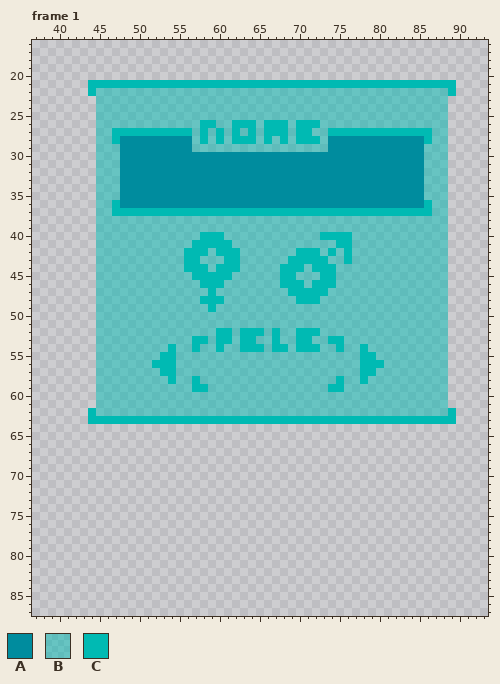
Pixel-art file -- Aseprites/ui.aseprite. The picture above was drawn from the file before the commit.
180x180 pixels, 3 frames. Shown: frame 1: x 37..93, y 16..87. The commit also changed other frames, which this record leaves out.
Visible layers, top first: "Color", "Name", "Genders", "Back".
Palette (. is transparent): A #008c9e  B #00bab37f  C #00bab3
Pixels before, frame 1 (only the part around the change), first column x 37:
17 .........................................................
18 .........................................................
19 .........................................................
20 .........................................................
21 .......CCCCCCCCCCCCCCCCCCCCCCCCCCCCCCCCCCCCCCCCCCCCCC....
22 .......CBBBBBBBBBBBBBBBBBBBBBBBBBBBBBBBBBBBBBBBBBBBBC....
23 ........BBBBBBBBBBBBBBBBBBBBBBBBBBBBBBBBBBBBBBBBBBBB.....
24 ........BBBBBBBBBBBBBBBBBBBBBBBBBBBBBBBBBBBBBBBBBBBB.....
25 ........BBBBBBBBBBBBBBBBBBBBBBBBBBBBBBBBBBBBBBBBBBBB.....
26 ........BBBBBBBBBBBBBCCBBCCCBCCCBCCCBBBBBBBBBBBBBBBB.....
27 ........BBCCCCCCCCCCBCBCBCBCBCCCBCCBBCCCCCCCCCCCCCBB.....
28 ........BBCAAAAAAAAABCBCBCCCBCBCBCCCBAAAAAAAAAAAACBB.....
29 ........BBBAAAAAAAAABBBBBBBBBBBBBBBBBAAAAAAAAAAAABBB.....
30 ........BBBAAAAAAAAAAAAAAAAAAAAAAAAAAAAAAAAAAAAAABBB.....
31 ........BBBAAAAAAAAAAAAAAAAAAAAAAAAAAAAAAAAAAAAAABBB.....
32 ........BBBAAAAAAAAAAAAAAAAAAAAAAAAAAAAAAAAAAAAAABBB.....
33 ........BBBAAAAAAAAAAAAAAAAAAAAAAAAAAAAAAAAAAAAAABBB.....
34 ........BBBAAAAAAAAAAAAAAAAAAAAAAAAAAAAAAAAAAAAAABBB.....
35 ........BBBAAAAAAAAAAAAAAAAAAAAAAAAAAAAAAAAAAAAAABBB.....
36 ........BBCAAAAAAAAAAAAAAAAAAAAAAAAAAAAAAAAAAAAAACBB.....
37 ........BBCCCCCCCCCCCCCCCCCCCCCCCCCCCCCCCCCCCCCCCCBB.....
38 ........BBBBBBBBBBBBBBBBBBBBBBBBBBBBBBBBBBBBBBBBBBBB.....
39 ........BBBBBBBBBBBBBBBBBBBBBBBBBBBBBBBBBBBBBBBBBBBB.....
40 ........BBBBBBBBBBBBBCCCBBBBBBBBBBBBCCCCBBBBBBBBBBBB.....
41 ........BBBBBBBBBBBBCCCCCBBBBBBBBBBBBBCCBBBBBBBBBBBB.....
42 ........BBBBBBBBBBBCCCBCCCBBBBBBBCCCBCBCBBBBBBBBBBBB.....
43 ........BBBBBBBBBBBCCBBBCCBBBBBBCCCCCBBCBBBBBBBBBBBB.....
44 ........BBBBBBBBBBBCCCBCCCBBBBBCCCBCCCBBBBBBBBBBBBBB.....
45 ........BBBBBBBBBBBBCCCCCBBBBBBCCBBBCCBBBBBBBBBBBBBB.....
46 ........BBBBBBBBBBBBBCCCBBBBBBBCCCBCCCBBBBBBBBBBBBBB.....
47 ........BBBBBBBBBBBBBBCBBBBBBBBBCCCCCBBBBBBBBBBBBBBB.....
48 ........BBBBBBBBBBBBBCCCBBBBBBBBBCCCBBBBBBBBBBBBBBBB.....
49 ........BBBBBBBBBBBBBBCBBBBBBBBBBBBBBBBBBBBBBBBBBBBB.....
50 ........BBBBBBBBBBBBBBBBBBBBBBBBBBBBBBBBBBBBBBBBBBBB.....
51 ........BBBBBBBBBBBBBBBBBBBBBBBBBBBBBBBBBBBBBBBBBBBB.....
52 ........BBBBBBBBBBBBBBBCCBCCCBCBBCCCBBBBBBBBBBBBBBBB.....
53 ........BBBBBBBBBBBBCCBCCBCCBBCBBCCBBCCBBBBBBBBBBBBB.....
54 ........BBBBBBBBBCBBCBBCBBCCCBCCBCCCBBCBBCBBBBBBBBBB.....
55 ........BBBBBBBBCCBBBBBBBBBBBBBBBBBBBBBBBCCBBBBBBBBB.....
56 ........BBBBBBBCCCBBBBBBBBBBBBBBBBBBBBBBBCCCBBBBBBBB.....
57 ........BBBBBBBBCCBBBBBBBBBBBBBBBBBBBBBBBCCBBBBBBBBB.....
58 ........BBBBBBBBBCBBCBBBBBBBBBBBBBBBBBCBBCBBBBBBBBBB.....
59 ........BBBBBBBBBBBBCCBBBBBBBBBBBBBBBCCBBBBBBBBBBBBB.....
60 ........BBBBBBBBBBBBBBBBBBBBBBBBBBBBBBBBBBBBBBBBBBBB.....
61 ........BBBBBBBBBBBBBBBBBBBBBBBBBBBBBBBBBBBBBBBBBBBB.....
62 .......CBBBBBBBBBBBBBBBBBBBBBBBBBBBBBBBBBBBBBBBBBBBBC....
63 .......CCCCCCCCCCCCCCCCCCCCCCCCCCCCCCCCCCCCCCCCCCCCCC....
64 .........................................................
65 .........................................................
66 .........................................................
67 .........................................................
68 .........................................................
69 .........................................................
70 .........................................................
71 .........................................................
72 .........................................................
73 .........................................................
74 .........................................................
75 .........................................................
76 .........................................................
77 .........................................................
78 .........................................................
79 .........................................................
80 .........................................................
81 .........................................................
82 .........................................................
83 .........................................................
84 .........................................................
85 .........................................................
86 .........................................................
87 .........................................................
The same view after the edit:
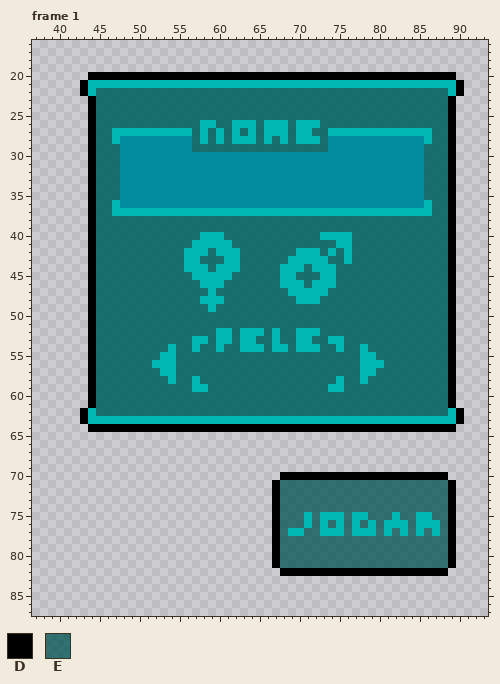
Colours new in this view: D #000000  E #005450c2
Change:
layer "Buttons" added
colour B: #00bab37f -> #00625ee0
Changed rows in their new state; - is a pixel that keeps its letter.
Frame 1, layers "Buttons", "Back":
first column x 43:
20 -DDDDDDDDDDDDDDDDDDDDDDDDDDDDDDDDDDDDDDDDDDDDDD-
21 D----------------------------------------------D
22 D----------------------------------------------D
23 -D--------------------------------------------D-
24 -D--------------------------------------------D-
25 -D--------------------------------------------D-
26 -D--------------------------------------------D-
27 -D--------------------------------------------D-
28 -D--------------------------------------------D-
29 -D--------------------------------------------D-
30 -D--------------------------------------------D-
31 -D--------------------------------------------D-
32 -D--------------------------------------------D-
33 -D--------------------------------------------D-
34 -D--------------------------------------------D-
35 -D--------------------------------------------D-
36 -D--------------------------------------------D-
37 -D--------------------------------------------D-
38 -D--------------------------------------------D-
39 -D--------------------------------------------D-
40 -D--------------------------------------------D-
41 -D--------------------------------------------D-
42 -D--------------------------------------------D-
43 -D--------------------------------------------D-
44 -D--------------------------------------------D-
45 -D--------------------------------------------D-
46 -D--------------------------------------------D-
47 -D--------------------------------------------D-
48 -D--------------------------------------------D-
49 -D--------------------------------------------D-
50 -D--------------------------------------------D-
51 -D--------------------------------------------D-
52 -D--------------------------------------------D-
53 -D--------------------------------------------D-
54 -D--------------------------------------------D-
55 -D--------------------------------------------D-
56 -D--------------------------------------------D-
57 -D--------------------------------------------D-
58 -D--------------------------------------------D-
59 -D--------------------------------------------D-
60 -D--------------------------------------------D-
61 -D--------------------------------------------D-
62 D----------------------------------------------D
63 D----------------------------------------------D
64 -DDDDDDDDDDDDDDDDDDDDDDDDDDDDDDDDDDDDDDDDDDDDDD-
first column x 67:
70 -DDDDDDDDDDDDDDDDDDDDD-
71 DEEEEEEEEEEEEEEEEEEEEED
72 DEEEEEEEEEEEEEEEEEEEEED
73 DEEEEEEEEEEEEEEEEEEEEED
74 DEEEEEEEEEEEEEEEEEEEEED
75 DEEECECCCECCEEECEECCEED
76 DEEECECECECECECCCECCCED
77 DECCEECCCECCCECECECECED
78 DEEEEEEEEEEEEEEEEEEEEED
79 DEEEEEEEEEEEEEEEEEEEEED
80 DEEEEEEEEEEEEEEEEEEEEED
81 DEEEEEEEEEEEEEEEEEEEEED
82 -DDDDDDDDDDDDDDDDDDDDD-
Boxes around the changes in both pictures, in picture pixels (x1, y1, x2, y2):
changed: (80, 72, 464, 432)
added: (272, 472, 456, 576)
